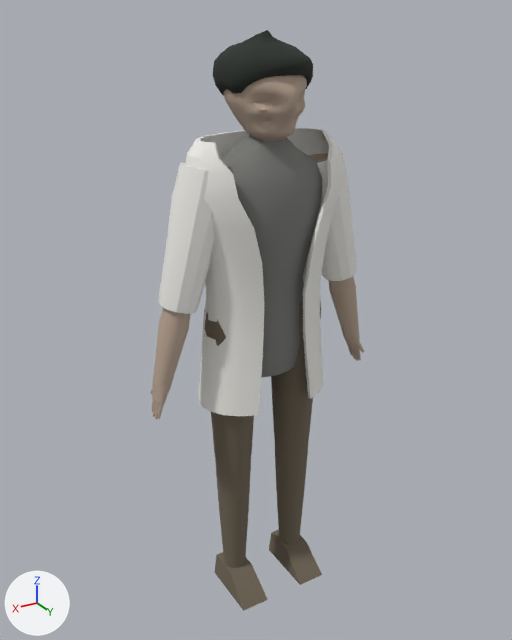
What one commit did to the glTF model src/assets/models/creature.glb.
Before and after are seen from a camera (50 mm lens) standing at (1.015, 1.648, 1.765) and looking at (0.006, -0.033, 0.924). Arrows for +X, +Y and +Z are at lower left; the lights stay in place. The picture after the commit comes second. Vertices at exactly the same position are counted once.

The first picture shows 'creature'.
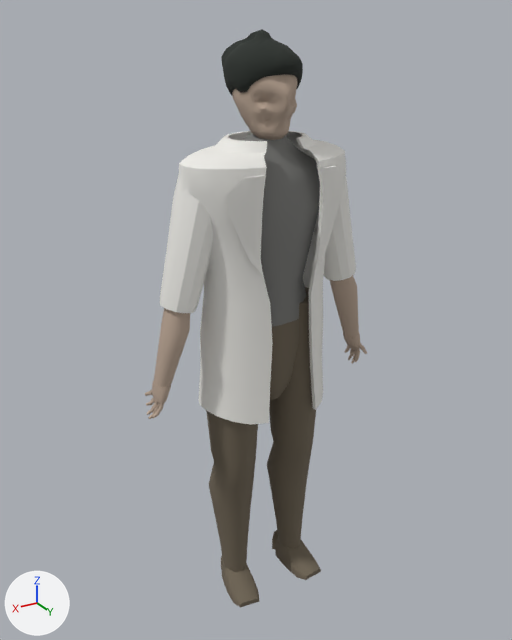
Pixel boxes [x1, y1, x2, y2] of what changed, in the pictures (512 x 640 px; the box of a moved part takes in the faces that stretch with it):
'creature', reshaped
    before: [150, 30, 364, 611]
    after: [145, 29, 367, 608]
part 1 of me_creature_mesh, rebuilt (7% narrower, 9% shorter)
    before: [269, 530, 322, 585]
    after: [272, 530, 321, 580]
part 2 of me_creature_mesh, rebuilt (29% narrower, 12% shorter)
    before: [214, 552, 268, 611]
    after: [221, 556, 259, 608]
part 3 of me_creature_mesh, added
    after: [227, 175, 266, 276]
part 4 of me_creature_mesh, added
    after: [315, 166, 346, 262]
part 5 of me_creature_mesh, moved or reshaped
    before: [150, 30, 364, 568]
    after: [145, 29, 367, 572]
part 6 of me_creature_mesh, recoloured (grey to brown)
    before: [261, 319, 300, 378]
    after: [271, 319, 299, 376]

Edits to the bpy script that builds the scene:
```text
Change me_creature_mesh:
    used by ob_creature; location = (0.0, 0.0, 0.0)
    remove me_creature_mesh.from_pydata(...)  # 2388 vertices, 4692 faces; spans x -0.36..0.36, y -0.15..0.14, z 0.0..1.73
    add me_creature_mesh.from_pydata(...)  # 2814 vertices, 5552 faces; spans x -0.36..0.39, y -0.15..0.14, z 0.0..1.73
    me_creature_mesh part 1: the loose piece of 8 vertices spanning x -0.16..-0.06, y -0.06..0.14, z 0.0..0.08 is rebuilt with 42 vertices and now spans x -0.16..-0.07, y -0.06..0.14, z 0.0..0.09
    me_creature_mesh part 2: the loose piece of 8 vertices spanning x 0.06..0.16, y -0.06..0.14, z 0.0..0.08 is rebuilt with 42 vertices and now spans x 0.07..0.17, y -0.07..0.14, z 0.0..0.09
    me_creature_mesh part 3: a new loose piece of 42 vertices spanning x 0.08..0.18, y 0.11..0.14, z 1.13..1.4, in mat_creaturecoat (white #efede8)
    me_creature_mesh part 4: a new loose piece of 42 vertices spanning x -0.19..-0.09, y 0.1..0.14, z 1.13..1.4, in mat_creaturecoat (white #efede8)
    me_creature_mesh part 5: 959 vertices moved from x -0.36..0.36, y -0.15..0.14, z 0.3..1.72 to x -0.36..0.39, y -0.15..0.13, z 0.16..1.72; 610 vertices removed from x -0.36..0.36, y -0.14..0.13, z 0.06..1.73; 884 vertices added at x -0.36..0.38, y -0.13..0.11, z 0.06..1.73
    me_creature_mesh part 6: 64 faces spanning x -0.16..0.16, y -0.11..0.09, z 0.79..0.95 switch from mat_creatureshirt (grey #7c7c79) to mat_creaturetrousers (brown #6f6555)
```
